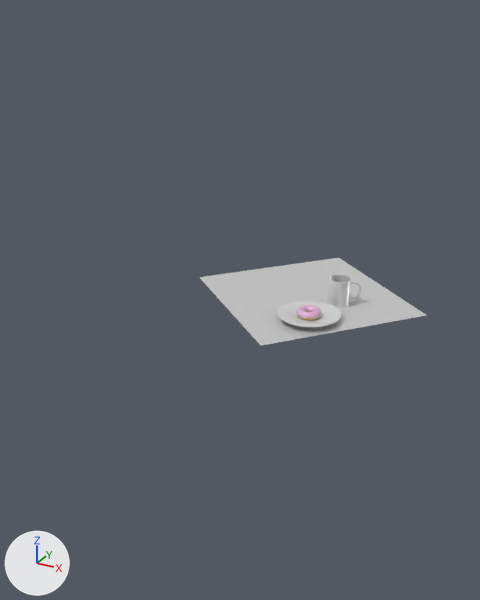
What one commit did to the Blender file utb-2017/blender/donut/donut.blend.
Before and after are seen from a 50 mm camera at (24.3, -58.0, 26.8) aimed at (-6.0, -3.1, -0.6). The lights are fixed; the arrows at lower left show +X, +Y and +Z.

Script lines for the objects in view, before the commit:
```python
me_cylinder_001 = bpy.data.meshes.new('Cylinder.001')
me_cylinder_001.from_pydata(...)  # 276 vertices, 265 faces; spans x -1.39..2.82, y -1.39..1.39, z -1.68..1.68
me_cylinder_001.polygons.foreach_set('use_smooth', [True] * 265)
me_cylinder_001.materials.append(mat_material_003)
me_cylinder_003 = bpy.data.meshes.new('Cylinder.003')
me_cylinder_003.from_pydata(...)  # 112 vertices, 98 faces; spans x -4.11..4.11, y -4.11..4.11, z -0.56..0.15
me_cylinder_003.polygons.foreach_set('use_smooth', [True] * 98)
me_cylinder_003.materials.append(mat_material_003)
me_plane = bpy.data.meshes.new('Plane')
me_plane.from_pydata([(-1.0, -1.0, 0.0), (1.0, -1.0, 0.0), (-1.0, 1.0, 0.0), (1.0, 1.0, 0.0)], [], [(0, 1, 3, 2)])
me_plane.materials.append(mat_material_004)  # its picture is missing
ob_cylinder = bpy.data.objects.new('Cylinder', me_cylinder_001)
ob_cylinder.location = (3.6, -0.3, 1.3)
ob_cylinder.rotation_euler = (0.0, 0.0, 0.471)  # degrees (0, 0, 27)
ob_cylinder.scale = (0.787, 0.787, 0.787)
_m = ob_cylinder.modifiers.new('Subsurf', 'SUBSURF')
_m.levels = 2
_m.render_levels = 4
ob_cylinder_001 = bpy.data.objects.new('Cylinder.001', me_cylinder_003)
ob_cylinder_001.location = (2.5, -5.1, 0.5)
ob_cylinder_001.scale = (0.787, 0.787, 0.787)
_m = ob_cylinder_001.modifiers.new('Subsurf', 'SUBSURF')
_m.render_levels = 5
ob_plane = bpy.data.objects.new('Plane', me_plane)
ob_plane.location = (0.0, 0.0, 0.0)
ob_plane.rotation_euler = (0.0, 0.0, 0.874)  # degrees (0, 0, 50)
ob_plane.scale = (8.61, 8.61, 8.61)
```
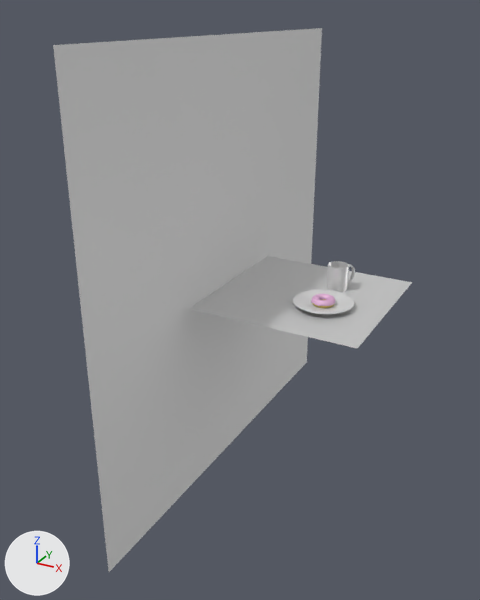
What differs and where, as boxes (x1, y1, x2, y2) in the pictures (480 x 600 px):
'Plane.001', added
    after: (53, 28, 322, 572)
'Plane', turned
    before: (199, 258, 426, 346)
    after: (189, 256, 412, 349)
'Cylinder.001', moved
    before: (276, 300, 341, 327)
    after: (292, 289, 355, 314)
'Cylinder', moved, turned
    before: (327, 275, 361, 308)
    after: (326, 261, 355, 292)

Patch to the scene script:
```diff
--- a/utb-2017/blender/donut/donut.blend.py
+++ b/utb-2017/blender/donut/donut.blend.py
@@ me_plane_001 @@
+me_plane_001.from_pydata([(-1.0, -1.0, 0.0), (1.0, -1.0, 0.0), (-1.0, 1.0, 0.0), (1.0, 1.0, 0.0)], [], [(0, 1, 3, 2)])
@@ ob_plane @@
 ob_plane.location = (0.0, 0.0, 0.0)
-ob_plane.rotation_euler = (0.0, 0.0, 0.874)  # degrees (0, 0, 50)
+ob_plane.rotation_euler = (0.0, 0.0, 0.00146)  # degrees (0, 0, 0.1)
 ob_plane.scale = (8.61, 8.61, 8.61)
@@ ob_cylinder @@
 ob_cylinder = bpy.data.objects.new('Cylinder', me_cylinder_001)
-ob_cylinder.location = (3.6, -0.3, 1.3)
-ob_cylinder.rotation_euler = (0.0, 0.0, 0.471)  # degrees (0, 0, 27)
+ob_cylinder.location = (2.2, 3.2, 1.3)
+ob_cylinder.rotation_euler = (0.0, 0.0, -5.245)  # degrees (0, 0, -301)
 ob_cylinder.scale = (0.787, 0.787, 0.787)
@@ ob_cylinder_001 @@
 ob_cylinder_001 = bpy.data.objects.new('Cylinder.001', me_cylinder_003)
-ob_cylinder_001.location = (2.5, -5.1, 0.5)
+ob_cylinder_001.location = (2.6, -1.7, 0.4)
 ob_cylinder_001.scale = (0.787, 0.787, 0.787)
@@ ob_plane_001 @@
+ob_plane_001 = bpy.data.objects.new('Plane.001', me_plane_001)
+ob_plane_001.location = (-9.6, 1.1, 1.1)
+ob_plane_001.rotation_euler = (0.0, 1.571, 0.0)  # degrees (0, 90, 0)
+ob_plane_001.scale = (23.4, 23.4, 23.4)
```
